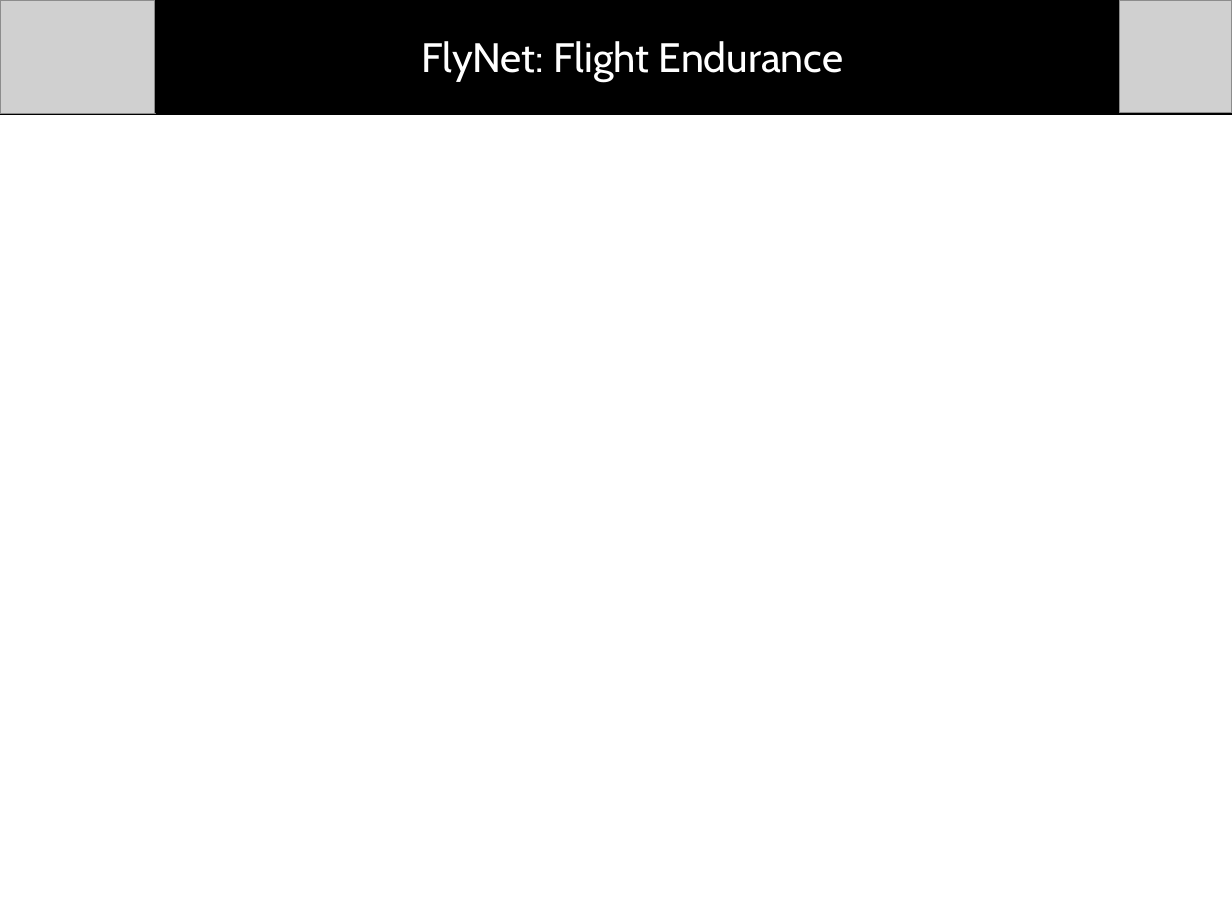
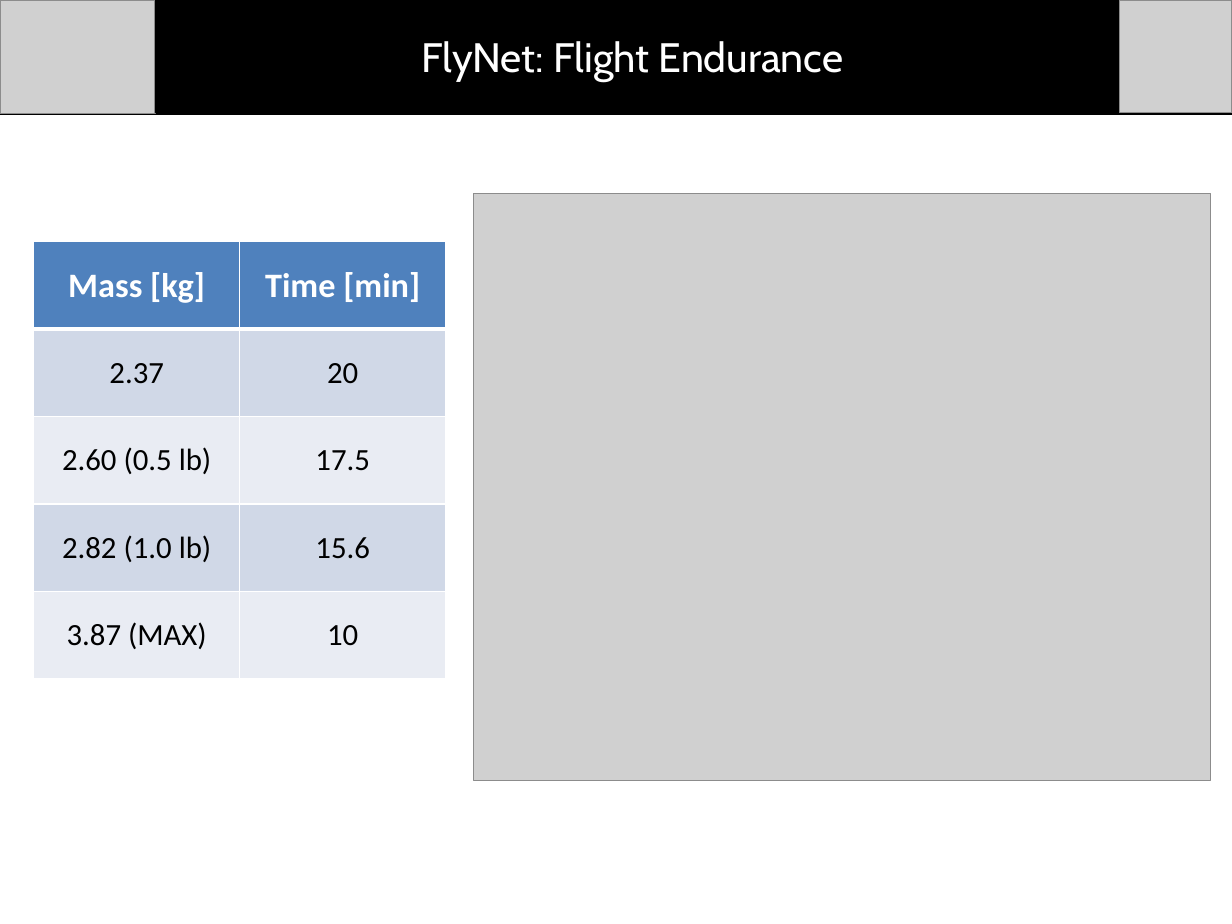
Before and after one commit to dtbinh/FlyNet, a slide deck: slide 6 of Presentations/CDR_Fall_2015/Individual_Slides/Tyler/CDR_Clayton.pptx. Drawn at 1232x924 pixels with LibreOffice and Linux fonts; fonts in the diff are those of the drawing; grey boxes stand for pictures. Boxes give left, top, right and bottom in pixels: in the first picture for what was removed or moved away, otherwise in the second. Text is boxed around its words. In the diff, an @@ line names an element or a change of style, - is before the commit and + after.

```diff
--- a/Presentations/CDR_Fall_2015/Individual_Slides/Tyler/CDR_Clayton.pptx
+++ b/Presentations/CDR_Fall_2015/Individual_Slides/Tyler/CDR_Clayton.pptx
@@ picture added at (473,193,1211,780) @@
@@ table added at (33,241,445,679), 5 rows, 2 columns @@
+Mass [kg] | Time [min]
+2.37 | 20
+2.60 (0.5 lb) | 17.5
+2.82 (1.0 lb) | 15.6
+3.87 (MAX) | 10
```
Also in this commit, not shown: 4 other slides changed, 1 slide added, 4 other files.
